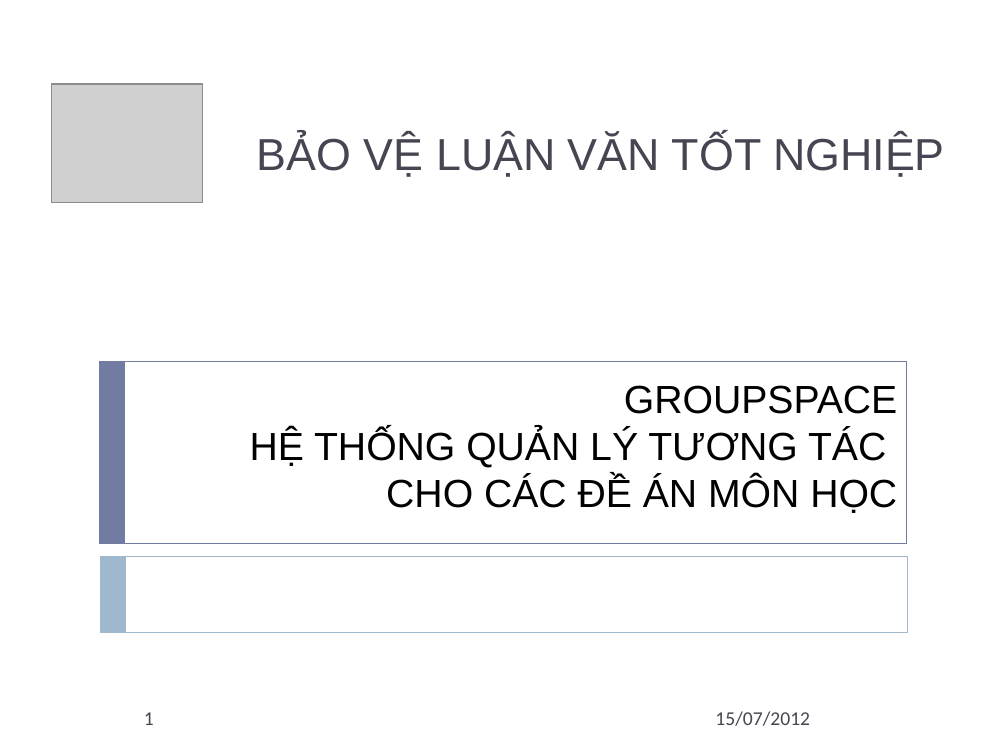
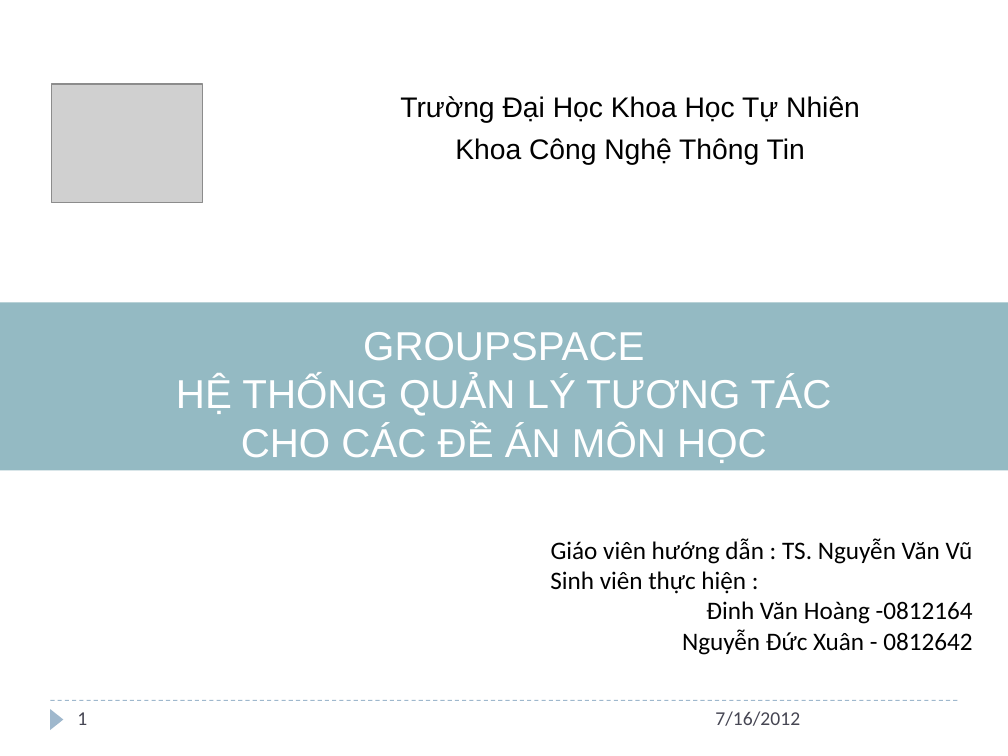
Before and after one commit to andungtra/he-thong-quan-ly-tuong-tac, a slide deck: slide 1 of Report/ppt/Presentation.pptx. Drawn at 1008x756 pixels with LibreOffice and Linux fonts; fonts in the diff are those of the drawing; grey boxes stand for pictures. Boxes give left, top, right and bottom in pixels: in the first picture for what was removed or moved away, otherwise in the second. Text is boxed around its words. In the diff, an @@ line names an element or a change of style, - is before the commit and + after.

```diff
--- a/Report/ppt/Presentation.pptx
+++ b/Report/ppt/Presentation.pptx
@@ subtitle at [400, 96, 860, 165]: text changed; size 32 to 20.1 pt; text colour #464653 to #000000 @@
-BẢO VỆ LUẬN VĂN TỐT NGHIỆP
+Trường Đại Học Khoa Học Tự Nhiên
+Khoa Công Nghệ Thông Tin
@@ title "GROUPSPACE HỆ THỐNG QUẢN LÝ ...": place and size @@
-title "GROUPSPACE HỆ THỐNG QUẢN LÝ ..." at [250, 385, 897, 513]
+title "GROUPSPACE HỆ THỐNG QUẢN LÝ ..." at [0, 302, 1008, 471]
@@ title "GROUPSPACE HỆ THỐNG QUẢN LÝ ..." at [0, 302, 1008, 471]: size 28 to 28.8 pt, text colour #000000 to #FFFFFF; alignment right to centre; vertical alignment top to bottom; fill none to #94BAC3 @@
@@ rectangle removed at [100, 361, 906, 543] @@
@@ rectangle removed at [100, 361, 125, 543] @@
@@ text added at [550, 538, 973, 655], 18 pt, text #000000 @@
+Giáo viên hướng dẫn : TS. Nguyễn Văn Vũ
+Sinh viên thực hiện :
+Đinh Văn Hoàng -0812164
+Nguyễn Đức Xuân - 0812642
@@ rectangle removed at [101, 556, 907, 632] @@
@@ rectangle removed at [101, 556, 126, 632] @@
@@ line added from (50, 701) to (958, 701), #9FB8CD 0.75 pt dashed @@
@@ triangle added at [50, 709, 64, 730], fill #9FB8CD @@
@@ page number: place and size @@
-page number at [144, 712, 154, 725]
+page number at [77, 712, 87, 725]
@@ text at [715, 711, 800, 726]: text changed @@
-15/07/2012
+7/16/2012
```
Also in this commit, not shown: 44 other slides changed, 2 slides added, 1 slide removed.
